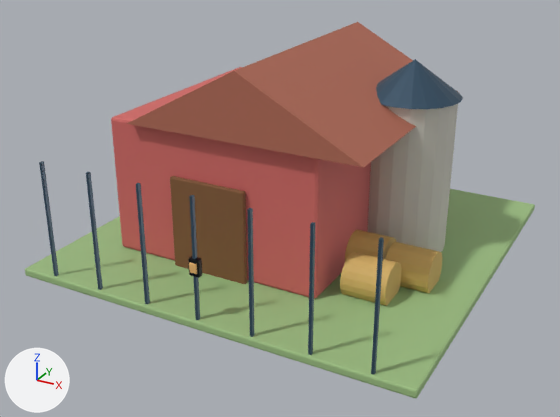
The glTF model assets/models/realistic/AGR_BARN_2x2_001.glb, before and after one commit.
One viewpoint serves both versions: a 50 mm lens placed at (3.31, -6.48, 3.55), pointed at (-0.08, -0.32, 0.47). Every picture has the same lights, and +X, +Y and +Z are marked at lower left. The older version comes first. Objects named as collision shapes, trigger or cutter boxes, shadow casters or lower levels of detail are left out. Where no turn or scale is listed for an object, it has been applied to the vertices. Vertices at exactly the same position are counted once.

Names of what the first picture shows: 'AGR_BARN_2x2_001_Visual'.
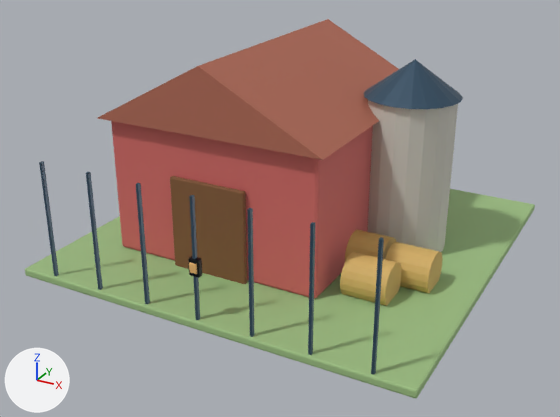
Boxes (x1, y1, x2, y2) around the edits, measured in the pictures (560 x 417 px; the box of a moved part takes in the faces that stretch with it):
'AGR_BARN_2x2_001_Visual', reshaped: before (25, 22, 535, 398); after (25, 19, 535, 398)
part 1 of me_cube, moved or reshaped: before (127, 22, 458, 167); after (98, 19, 399, 160)

The change in detail:
me_cube has 915 vertices, 1754 faces and spans x -1.95..1.95, y -1.95..1.95, z -0.04..2.01.
me_cube is used by ob_agr_barn_2x2_001_visual; location (0.0, 0.0, 0.04).
me_cube part 1: the loose piece of 6 vertices spanning x -1.16..1.16, y -1.24..1.24, z 1.39..2.01 is moved by (-0.35, 0.0, 0.0).
